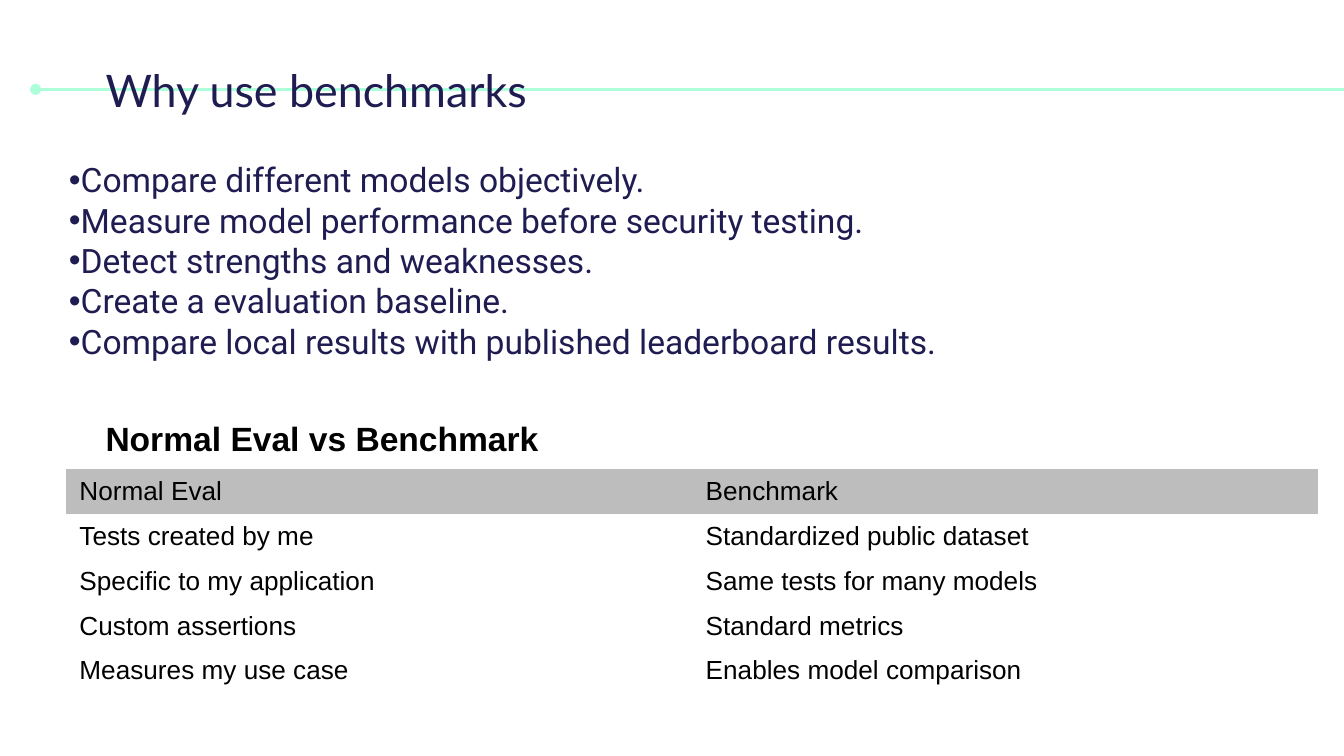
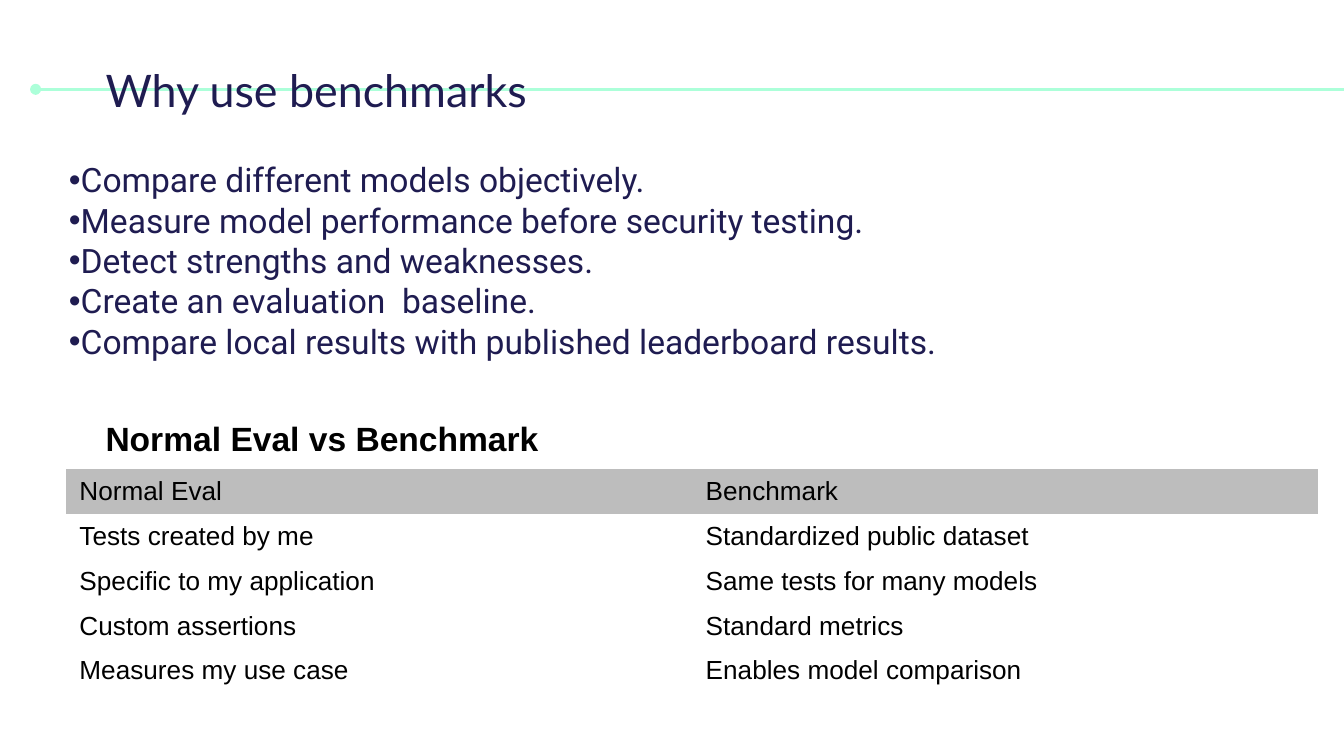
Before and after one commit to tahacheikh2003/ai-llm-red-teaming-framework, a slide deck: slide 15 of presentation/Ai_red_teaming_LLM Evaluation and AI Red Teaming_ semaine 4.pptx (slide 13 before the commit). Drawn at 1344x756 pixels with LibreOffice and Linux fonts; fonts in the diff are those of the drawing. Boxes give left, top, right and bottom in pixels: in the first picture for what was removed or moved away, otherwise in the second. Text is boxed around its words. In the diff, an @@ line names an element or a change of style, - is before the commit and + after.

```diff
--- a/presentation/Ai_red_teaming_LLM Evaluation and AI Red Teaming_ semaine 4.pptx
+++ b/presentation/Ai_red_teaming_LLM Evaluation and AI Red Teaming_ semaine 4.pptx
@@ text at box(81, 287, 536, 314): text changed @@
-• Create a evaluation baseline.
+• Create an evaluation baseline.
```
Also in this commit, not shown: 3 other slides changed, 22 slides added, 3 slides removed.
